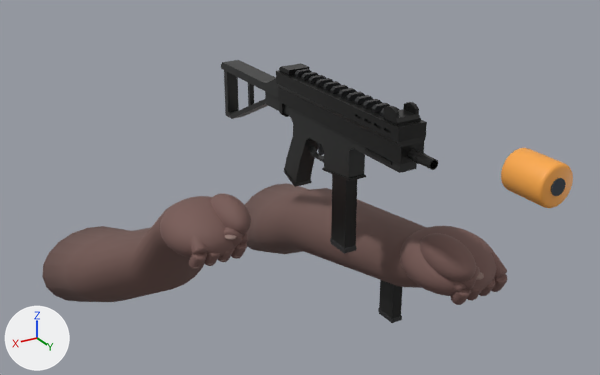
Two versions of the Blender file art/weapons/whisper.blend, one commit apart.
Both versions are drawn from a camera (50 mm lens) standing at (0.916, 1.704, 0.66) and looking at (0.0, 0.176, -0.103). Lighting does not change. The marker at lower left points along +X, +Y and +Z. The first picture is the older version.

Before the edit, the objects in view are built like this:
```python
ob_authored_mp5a5_weaponbodygeometry = bpy.data.objects.new('AUTHORED mp5a5 WeaponBodyGeometry', me_weaponbodymesh_001)
ob_authored_mp5a5_weaponbodygeometry.location = (0.0, 0.0, 0.0)
ob_left_bare_forearm = bpy.data.objects.new('LEFT BARE FOREARM', me_left_bare_forearm)
ob_left_bare_forearm.location = (0.0, 0.0, 0.0)
ob_left_exposed_hand_palm = bpy.data.objects.new('LEFT exposed hand palm', me_sphere_007)
ob_left_exposed_hand_palm.location = (-0.18, 0.5, -0.195)
ob_left_finger0_curved_tip = bpy.data.objects.new('LEFT finger0 curved tip', me_cylinder_010)
ob_left_finger0_curved_tip.location = (-0.244, 0.587, -0.224)
ob_left_finger0_curved_tip.rotation_euler = (2.569, 0.0, -0.205)  # degrees (147, 0, -12)
ob_left_finger3_curved_tip = bpy.data.objects.new('LEFT finger3 curved tip', me_cylinder_016)
ob_left_finger3_curved_tip.location = (-0.142, 0.587, -0.224)
ob_left_finger3_curved_tip.rotation_euler = (2.569, 0.0, -0.205)  # degrees (147, 0, -12)
ob_left_thumb_pad = bpy.data.objects.new('LEFT thumb pad', me_sphere_008)
ob_left_thumb_pad.location = (-0.135, 0.545, -0.155)
ob_right_bare_forearm = bpy.data.objects.new('RIGHT BARE FOREARM', me_right_bare_forearm)
ob_right_bare_forearm.location = (0.0, 0.0, 0.0)
ob_right_exposed_hand_palm = bpy.data.objects.new('RIGHT exposed hand palm', me_sphere)
ob_right_exposed_hand_palm.location = (0.205, 0.08, -0.195)
ob_right_thumb_pad = bpy.data.objects.new('RIGHT thumb pad', me_sphere_001)
ob_right_thumb_pad.location = (0.16, 0.125, -0.155)
# also in view: 'AUTHORED mp5a5 MagazineGeometry' at (0.019, 0.386, -0.055); 'AIRSOFT_ORANGE_TIP_07 - fitted protective orange guard' at (0.0, 0.88, 0.172); 'AUTHORED mp5a5 SpareMagazineGeometry' at (-0.186, 0.297, -0.343); 'AUTHORED mp5a5 FrontIronGeometry' at (0.019, 0.568, 0.192)
```
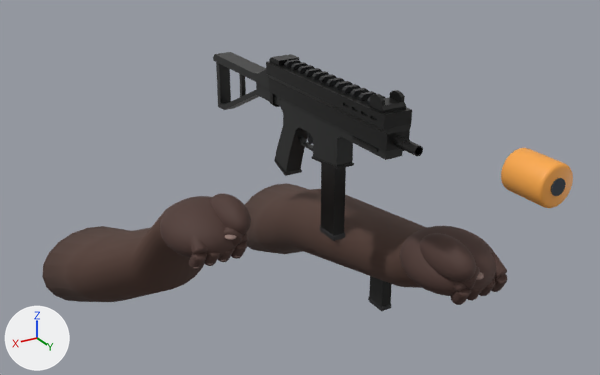
Diff of the bpy script that builds the scene:
```diff
--- a/art/weapons/whisper.blend.py
+++ b/art/weapons/whisper.blend.py
@@ mat_bare_dark_skin_forearms_10 @@
 mat_bare_dark_skin_forearms_10 = principled_material('BARE_DARK_SKIN_FOREARMS_10')
-mat_bare_dark_skin_forearms_10.base_color = (0.169, 0.0941, 0.0824)  # brown #725651
+mat_bare_dark_skin_forearms_10.base_color = (0.0863, 0.0431, 0.0314)  # brown #533b32
 mat_bare_dark_skin_forearms_10.roughness = 0.78
@@ mat_deep_ebony_bare_skin_09 @@
 mat_deep_ebony_bare_skin_09 = principled_material('DEEP_EBONY_BARE_SKIN_09')
-mat_deep_ebony_bare_skin_09.base_color = (0.188, 0.102, 0.0902)  # brown #785a55
+mat_deep_ebony_bare_skin_09.base_color = (0.0784, 0.0392, 0.0314)  # brown #4f3832
 mat_deep_ebony_bare_skin_09.roughness = 0.76
@@ me_frontironsightmesh_001 @@
 # used by ob_authored_mp5a5_frontirongeometry; location = (0.0, 0.0, 0.0)
-me_frontironsightmesh_001.from_pydata(...)  # 154 vertices, 94 faces; spans x -0.0068..0.045, y 0.547..0.5888, z 0.1769..0.2067
+me_frontironsightmesh_001.from_pydata(...)  # 154 vertices, 94 faces; spans x -0.0068..0.045, y 0.5038..0.5456, z 0.188..0.2177
+# me_frontironsightmesh_001 part 1: the whole mesh is moved by (0.0, -0.0432, 0.0111)
 me_frontironsightmesh_001.materials.append(mat_darkmetal)
@@ me_magazinemesh_001 @@
 # used by ob_authored_mp5a5_magazinegeometry; location = (0.0, 0.0, 0.0)
-me_magazinemesh_001.from_pydata(...)  # 116 vertices, 60 faces; spans x 0.004..0.034, y 0.355..0.417, z -0.159..0.048
+me_magazinemesh_001.from_pydata(...)  # 116 vertices, 60 faces; spans x 0.004..0.034, y 0.312..0.373, z -0.148..0.059
+# me_magazinemesh_001 part 2: the whole mesh is moved by (0.0, -0.043, 0.011)
 me_magazinemesh_001.materials.append(mat_darkmetal)
@@ me_rearironsightmesh_001 @@
 # used by ob_authored_mp5a5_rearirongeometry; location = (0.0, 0.0, 0.0)
-me_rearironsightmesh_001.from_pydata(...)  # 26 vertices, 14 faces; spans x -0.0068..0.045, y 0.1638..0.2056, z 0.1769..0.1898
+me_rearironsightmesh_001.from_pydata(...)  # 26 vertices, 14 faces; spans x -0.0068..0.045, y 0.1206..0.1623, z 0.188..0.2008
+# me_rearironsightmesh_001 part 3: the whole mesh is moved by (0.0, -0.0432, 0.0111)
 me_rearironsightmesh_001.materials.append(mat_darkmetal)
@@ me_sparemagazinemesh_001 @@
 # used by ob_authored_mp5a5_sparemagazinegeometry; location = (0.0, 0.0, 0.0)
-me_sparemagazinemesh_001.from_pydata(...)  # 116 vertices, 60 faces; spans x -0.201..-0.171, y 0.266..0.328, z -0.446..-0.239
+me_sparemagazinemesh_001.from_pydata(...)  # 116 vertices, 60 faces; spans x -0.201..-0.171, y 0.223..0.284, z -0.435..-0.228
+# me_sparemagazinemesh_001 part 4: the whole mesh is moved by (0.0, -0.043, 0.011)
 me_sparemagazinemesh_001.materials.append(mat_darkmetal)
@@ me_weaponbodymesh_001 @@
 # used by ob_authored_mp5a5_weaponbodygeometry; location = (0.0, 0.0, 0.0)
-me_weaponbodymesh_001.from_pydata(...)  # 2145 vertices, 1206 faces; spans x -0.012..0.051, y -0.137..0.663, z -0.075..0.19
+me_weaponbodymesh_001.from_pydata(...)  # 2145 vertices, 1206 faces; spans x -0.012..0.051, y -0.18..0.62, z -0.064..0.201
+# me_weaponbodymesh_001 part 5: the whole mesh is moved by (0.0, -0.043, 0.011)
 me_weaponbodymesh_001.materials.append(mat_darkmetal)
```

What differs and where, as boxes [x1, y1, x2, y2] in the pictures (600 x 375 px):
'AUTHORED mp5a5 WeaponBodyGeometry', moved: before [221, 60, 438, 187]; after [213, 52, 423, 176]
'LEFT BARE FOREARM', recoloured: [245, 183, 427, 288] in both
'RIGHT BARE FOREARM', recoloured: [42, 204, 204, 302] in both
'LEFT exposed hand palm', recoloured (darker): [400, 226, 496, 296] in both
'RIGHT exposed hand palm', recoloured (darker): [160, 196, 247, 258] in both
'AUTHORED mp5a5 MagazineGeometry', moved: before [330, 174, 357, 254]; after [320, 163, 346, 241]
'LEFT thumb pad', recoloured: [420, 233, 476, 282] in both
'AUTHORED mp5a5 FrontIronGeometry', moved: before [384, 102, 421, 126]; after [370, 90, 406, 113]
'AUTHORED mp5a5 SpareMagazineGeometry', moved: before [378, 280, 403, 323]; after [368, 276, 392, 311]
'RIGHT thumb pad', recoloured (darker): [210, 194, 251, 235] in both
'AUTHORED mp5a5 RearIronGeometry', moved: before [279, 63, 309, 75]; after [269, 54, 299, 66]
'RIGHT finger3 proximal', recoloured (darker): [191, 235, 207, 254] in both
'RIGHT finger3 curved tip', recoloured (darker): [189, 253, 207, 270] in both
'LEFT finger3 curved tip', recoloured: [450, 289, 471, 305] in both
'LEFT finger0 proximal', recoloured: [491, 252, 507, 279] in both
'RIGHT bent thumb', recoloured (darker): [224, 227, 243, 246] in both
'LEFT finger0 curved tip', recoloured: [491, 274, 507, 292] in both
'RIGHT finger0 curved tip', recoloured: [231, 243, 247, 259] in both
'LEFT bent thumb', recoloured: [460, 266, 480, 289] in both
'RIGHT finger2 curved tip', recoloured: [204, 253, 220, 266] in both
'LEFT finger1 curved tip', recoloured: [479, 279, 495, 296] in both
'RIGHT finger1 curved tip', recoloured: [218, 249, 234, 262] in both
'LEFT finger2 curved tip', recoloured: [467, 288, 483, 301] in both
'LEFT finger3 proximal', recoloured: [454, 282, 466, 292] in both
'RIGHT finger0 proximal', recoloured: [240, 233, 248, 243] in both
